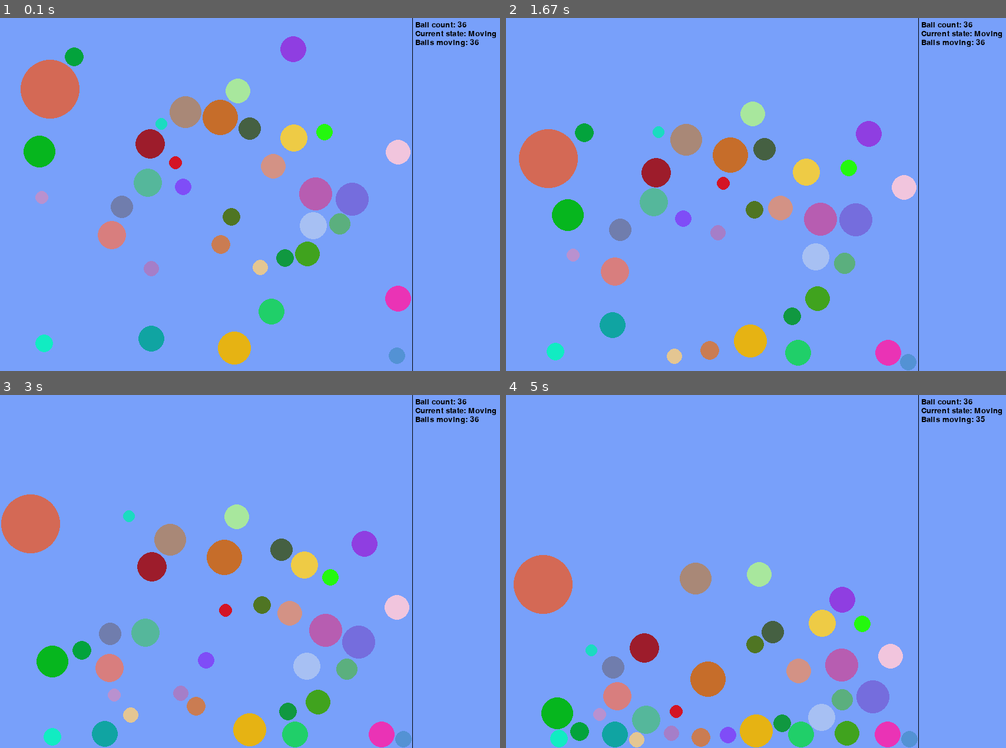
Above: before the commit, frames 1-4 (two rows, left to right).
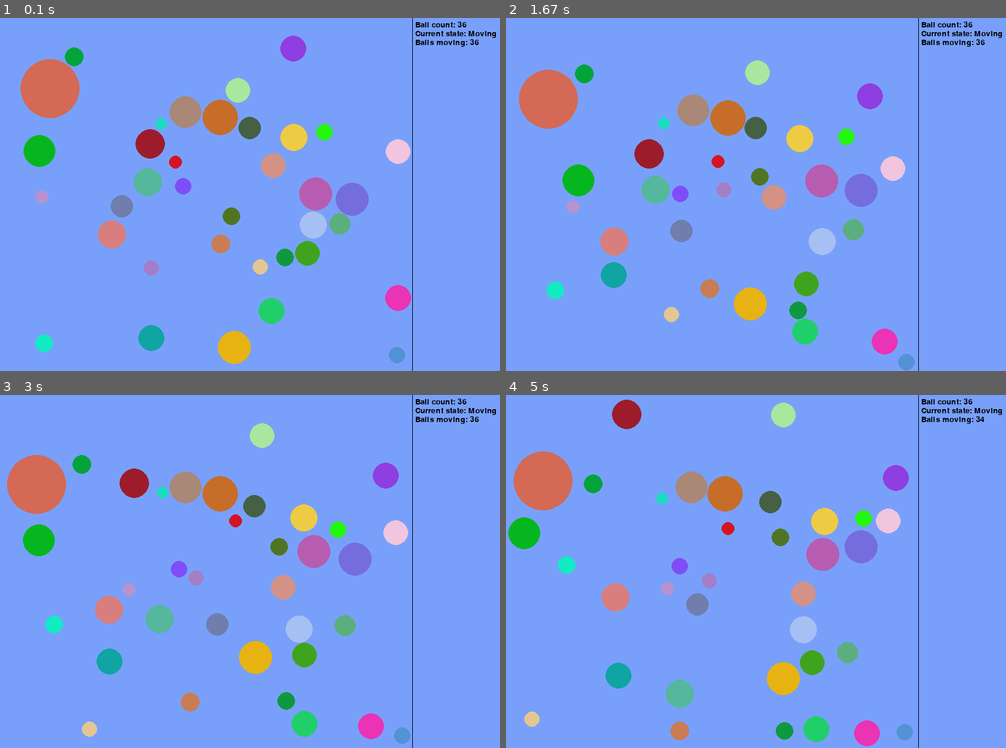
Above: after the commit, the same moments.

Repository: maciejbac/pyGame
Game: pygame game, started from main.py
Two runs of this game, one before a commit and one after it. Both use one fixed random seed, a clock stepped at 60 frames per second and the inputs below.
Inputs (mouse positions are in pixels of both pictures, inside the frame that each line leads up to):
- Up to frame 1 (0.1 s): no input
- Up to frame 2 (1.67 s): click (661, 138) at 1.38 s
- Up to frame 3 (3 s): no input
- Up to frame 4 (5 s): no input

The runs differ from the first frame. In frame 1, 0.4% of the frame differs, in the area x 4-83%, y 5-99%; in frame 2, 18%; in frame 3, 18%; in frame 4, 20%, in the area x 0-96%, y 1-100%.

Commit message:
turned off gravity

Diff:
--- a/main.py
+++ b/main.py
@@ -19,7 +19,7 @@
 pygame.display.set_caption('Ball game')
 particle_count = 35
 random_momentum = True
-gravity_on = True
+gravity_on = False
 gravity = (math.pi, 0.02)
 mass_of_air = 0.01
 elasticity = 0.5
